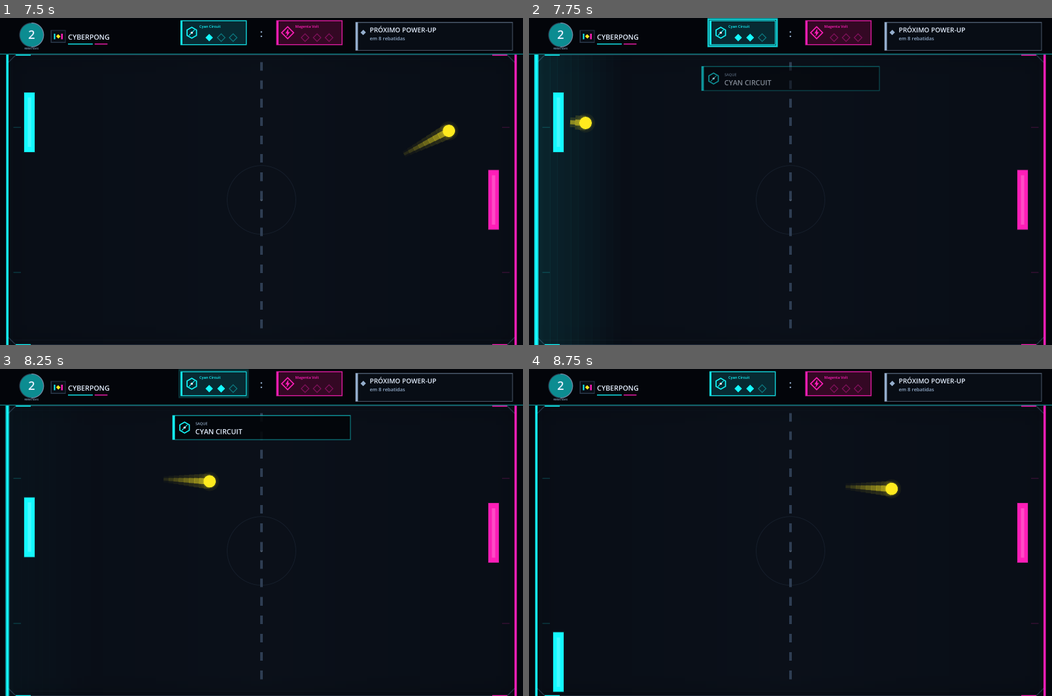
Above: before the commit, frames 1-4 (two rows, left to right).
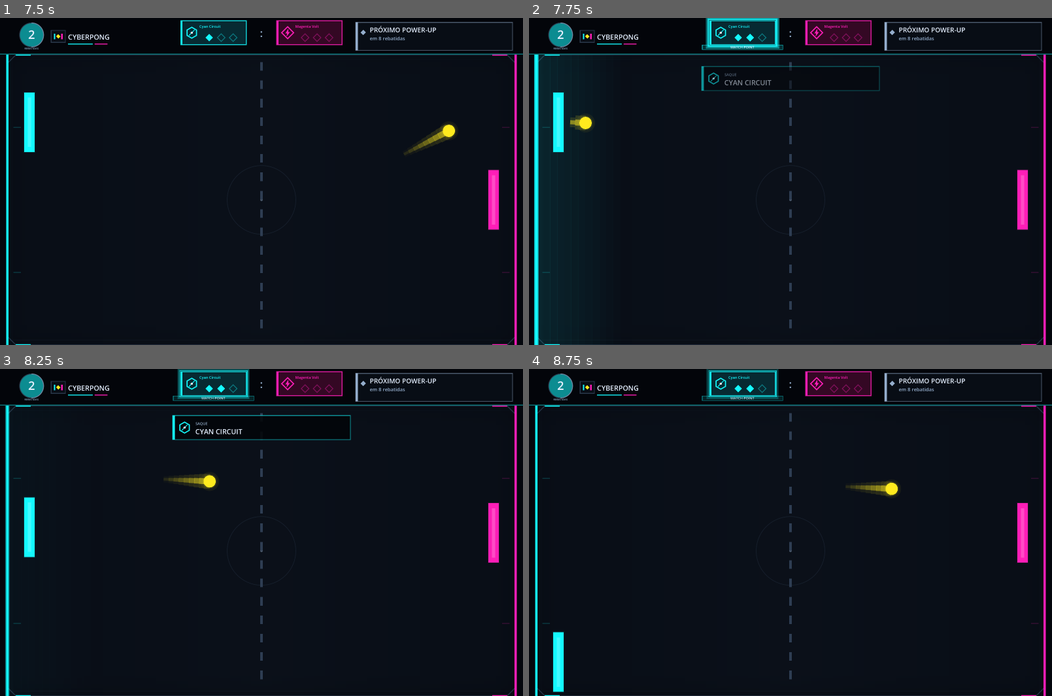
Above: after the commit, the same moments.

Repository: wellingtonlope/cyberpong
Game: Godot game, scene res://main.tscn
The game is run twice, just before and just after one commit, with the same random seed, the same clock (stepped at 60 frames per second) and the same inputs.
Inputs (mouse positions are in pixels of both pictures, inside the frame that each line leads up to):
- Up to frame 1 (7.5 s): tap Enter at 0.5, 5.1 s; move the mouse to (376, 165) at 0.52 s; hold Right 0.53-1.25 s; tap Down (p2_down) at 0.6 s; click (376, 165) at 0.67 s; tap Space (ui_select) at 0.77, 3.77, 6.77 s; drag from (156, 197) to (235, 246) at 1.27 s; move the mouse to (313, 109) at 2.02 s; hold Right 2.03-2.75 s; hold Shift 2.03-2.75 s; drag from (235, 246) to (104, 132) at 2.77 s; move the mouse to (418, 230) at 3.52 s; hold Left 3.53-4.25 s; tap Ctrl at 3.6 s; drag from (104, 132) to (183, 99) at 4.27 s; move the mouse to (287, 181) at 5.02 s; hold S (p1_down) 5.03-5.75 s; click (287, 181) at 5.17 s; drag from (183, 99) to (156, 197) at 5.77 s; move the mouse to (376, 165) at 6.52 s; hold W (p1_up) 6.53-7.25 s; tap M at 6.6 s; drag from (156, 197) to (235, 246) at 7.27 s
- Up to frame 2 (7.75 s): no input
- Up to frame 3 (8.25 s): move the mouse to (313, 460) at 8.02 s; hold S (p1_down) from 8.03 s (still down); tap Up (p2_up) at 8.1 s
- Up to frame 4 (8.75 s): keep holding S (p1_down)

Frame 1 is identical in both runs. In frame 2, 0.4% of the frame differs, in the area x 33-49%, y 0-10%; in frame 3, 0.4%; in frame 4, 0.4%.

Commit message:
Destaca match point no placar quando a equipe está a um ponto da vitória

Diff:
--- a/main.gd
+++ b/main.gd
@@ -221,7 +221,7 @@
 	game_over = false
 	power_up.reset_for_match(field_size)
 	debug_hud.reset_match_counts()
-	arena.set_score(left_score, right_score)
+	arena.set_score(left_score, right_score, WINNING_SCORE)
 	_refresh_match_hud()
 	arena.set_game_over(false)
 	arena.show_rally_intro(true)
@@ -287,7 +287,7 @@
 		left_score += 1
 	else:
 		right_score += 1
-	arena.set_score(left_score, right_score)
+	arena.set_score(left_score, right_score, WINNING_SCORE)
 	arena.show_point_awarded(scorer_is_left)
 	SoundManager.play_score(scorer_is_left)
 
--- a/scripts/arena.gd
+++ b/scripts/arena.gd
@@ -21,6 +21,8 @@
 const WINNER_REVEAL_DURATION := 0.55
 const FIELD_GRADIENT_STRIPS := 48
 const VIGNETTE_BANDS := 8
+const MATCH_POINT_LABEL := "MATCH POINT"
+const MATCH_POINT_PULSE_SPEED := 4.0
 
 var game_scale := 3.0
 var hud_bar_height := 180.0
@@ -28,6 +30,9 @@
 var game_over := false
 var left_score := 0
 var right_score := 0
+var winning_score := 3
+var left_match_point := false
+var right_match_point := false
 var winner_name := ""
 var winner_is_left := true
 var total_rebounds := 0
@@ -41,9 +46,13 @@
 var rally_intro_remaining := 0.0
 var rally_intro_is_left := true
 var winner_reveal := 0.0
+var _pulse_time := 0.0
 
 func _process(delta: float) -> void:
 	var should_redraw := false
+	_pulse_time += delta
+	if left_match_point or right_match_point:
+		should_redraw = true
 	if point_flash_remaining > 0.0:
 		point_flash_remaining = maxf(point_flash_remaining - delta, 0.0)
 		should_redraw = true
@@ -69,12 +78,28 @@
 		point_flash_remaining = 0.0
 		rally_intro_remaining = 0.0
 		winner_reveal = 0.0
+	_refresh_match_point()
 	queue_redraw()
 
-func set_score(left_value: int, right_value: int) -> void:
+func set_score(left_value: int, right_value: int, winning_score_value: int = 3) -> void:
 	left_score = left_value
 	right_score = right_value
+	winning_score = maxi(winning_score_value, 1)
+	_refresh_match_point()
 	queue_redraw()
+
+func _refresh_match_point() -> void:
+	var match_point_threshold := winning_score - 1
+	left_match_point = (
+		not game_over
+		and left_score == match_point_threshold
+		and right_score < winning_score
+	)
+	right_match_point = (
+		not game_over
+		and right_score == match_point_threshold
+		and left_score < winning_score
+	)
 
 func set_match_hud(rebound_count: int, power_up_info: Dictionary) -> void:
 	total_rebounds = rebound_count
@@ -92,6 +117,7 @@
 	rally_intro_remaining = 0.0
 	point_flash_remaining = 0.0
 	winner_reveal = 0.0
+	_refresh_match_point()
 	queue_redraw()
 
 func show_point_awarded(is_left: bool) -> void:
@@ -635,6 +661,54 @@
 			false,
 			3.0 * ui_scale
 		)
+	if (is_left and left_match_point) or (not is_left and right_match_point):
+		_draw_match_point_badge(font, card, team_color, ui_scale)
+
+func _draw_match_point_badge(font: Font, card: Rect2, team_color: Color, ui_scale: float) -> void:
+	var pulse := 0.5 + 0.5 * sin(_pulse_time * MATCH_POINT_PULSE_SPEED)
+	draw_rect(
+		card.grow((4.0 + 2.0 * pulse) * ui_scale),
+		Color(team_color, 0.18 + 0.22 * pulse),
+		false,
+		maxf(1.0, 3.0 * ui_scale)
+	)
+	draw_rect(
+		card.grow(2.0 * ui_scale),
+		Color(team_color, 0.75 + 0.2 * pulse),
+		false,
+		maxf(1.0, 1.5 * ui_scale)
+	)
+	var label_font_size := _fit_font_size(
+		font,
+		MATCH_POINT_LABEL,
+		maxi(int(6.5 * ui_scale), 7),
+		7,
+		card.size.x + 24.0 * ui_scale
+	)
+	var label_rect := _match_point_badge_rect(card, ui_scale)
+	draw_rect(label_rect, Color(team_color, 0.1 + 0.08 * pulse))
+	draw_rect(
+		label_rect,
+		Color(team_color, 0.55 + 0.3 * pulse),
+		false,
+		maxf(1.0, 1.0 * ui_scale)
+	)
+	draw_string(
+		font,
+		Vector2(label_rect.position.x, label_rect.position.y + label_font_size),
+		MATCH_POINT_LABEL,
+		HORIZONTAL_ALIGNMENT_CENTER,
+		label_rect.size.x,
+		label_font_size,
+		Color(TEXT_COLOR, 0.85 + 0.15 * pulse)
+	)
+
+func _match_point_badge_rect(card: Rect2, ui_scale: float) -> Rect2:
+	var badge_height := maxi(int(6.5 * ui_scale), 7) + 2.0 * ui_scale
+	return Rect2(
+		Vector2(card.position.x - 14.0 * ui_scale, card.end.y + 0.5 * ui_scale),
+		Vector2(card.size.x + 28.0 * ui_scale, badge_height)
+	)
 
 func _draw_score_pips(card: Rect2, score: int, team_color: Color, ui_scale: float) -> void:
 	var pip_count := 3
--- a/test/integration/test_main_flow.gd
+++ b/test/integration/test_main_flow.gd
@@ -150,6 +150,43 @@
 	assert_eq(game.arena.winner_reveal, 0.0)
 	assert_eq(game.arena.rally_intro_remaining, game.arena.RALLY_INTRO_DURATION)
 
+func test_match_point_is_highlighted_for_the_team_one_point_from_victory() -> void:
+	game._restart_match()
+	game._on_ball_missed(false)
+	game._on_ball_missed(false)
+
+	assert_eq(game.left_score, 2)
+	assert_eq(game.right_score, 0)
+	assert_true(game.arena.left_match_point)
+	assert_false(game.arena.right_match_point)
+
+	game._on_ball_missed(true)
+
+	assert_eq(game.right_score, 1)
+	assert_true(game.arena.left_match_point)
+	assert_false(game.arena.right_match_point)
+
+func test_both_teams_are_on_match_point_when_the_score_is_tied() -> void:
+	game._restart_match()
+	game.arena.set_score(2, 2, 3)
+
+	assert_true(game.arena.left_match_point)
+	assert_true(game.arena.right_match_point)
+
+func test_match_point_highlight_is_cleared_when_the_match_ends_or_restarts() -> void:
+	game._restart_match()
+	game.arena.set_score(2, 0, 3)
+	assert_true(game.arena.left_match_point)
+
+	game.arena.set_winner("Cyan Circuit")
+	assert_false(game.arena.left_match_point)
+	assert_false(game.arena.right_match_point)
+
+	game._restart_match()
+	assert_false(game.arena.left_match_point)
+	assert_false(game.arena.right_match_point)
+	assert_eq(game.arena.winning_score, 3)
+
 func test_new_match_resets_rebound_counts_and_debug_hud() -> void:
 	game.ball.paddle_hit.emit(true, Vector2(100.0, 300.0), 1.0, 1.0, false)
 	game.ball.paddle_hit.emit(false, Vector2(900.0, 300.0), -1.0, 1.0, false)
--- a/test/integration/test_visual_verification.gd
+++ b/test/integration/test_visual_verification.gd
@@ -156,6 +156,44 @@
 			assert_lte(name_size, name_width, "Team name overflows at %s: %s" % [window_size, team_name])
 
 
+func test_match_point_badge_fits_inside_the_hud_bar() -> void:
+	var arena = add_child_autofree(ARENA_SCRIPT.new())
+	for size in WINDOW_SIZES:
+		var window_size: Vector2 = size
+		var ui_scale: float = arena._hud_scale_for(window_size)
+		var card_size := Vector2(120.0, 44.0) * ui_scale
+		var card_gap := 56.0 * ui_scale
+		var center_x: float = window_size.x * 0.5
+		var left_card := Rect2(
+			Vector2(center_x - card_size.x - card_gap * 0.5, 5.0 * ui_scale),
+			card_size
+		)
+		var right_card := Rect2(
+			Vector2(center_x + card_gap * 0.5, 5.0 * ui_scale),
+			card_size
+		)
+		var left_badge: Rect2 = arena._match_point_badge_rect(left_card, ui_scale)
+		var right_badge: Rect2 = arena._match_point_badge_rect(right_card, ui_scale)
+
+		assert_lte(
+			left_badge.end.y,
+			game.arena.hud_bar_height,
+			"Match point badge exceeds the HUD bar at %s" % window_size
+		)
+		assert_lte(
+			right_badge.end.y,
+			game.arena.hud_bar_height,
+			"Match point badge exceeds the HUD bar at %s" % window_size
+		)
+		assert_lt(
+			left_badge.end.x,
+			right_badge.position.x,
+			"Match point badges overlap at %s" % window_size
+		)
+		assert_gte(left_badge.position.x, 0.0)
+		assert_lte(right_badge.end.x, window_size.x)
+
+
 func test_score_pips_use_diamond_orientation() -> void:
 	var arena = add_child_autofree(ARENA_SCRIPT.new())
 	var center := Vector2(48.0, 36.0)
Not shown, changed: AGENTS.md
Not shown, changed: README.md
